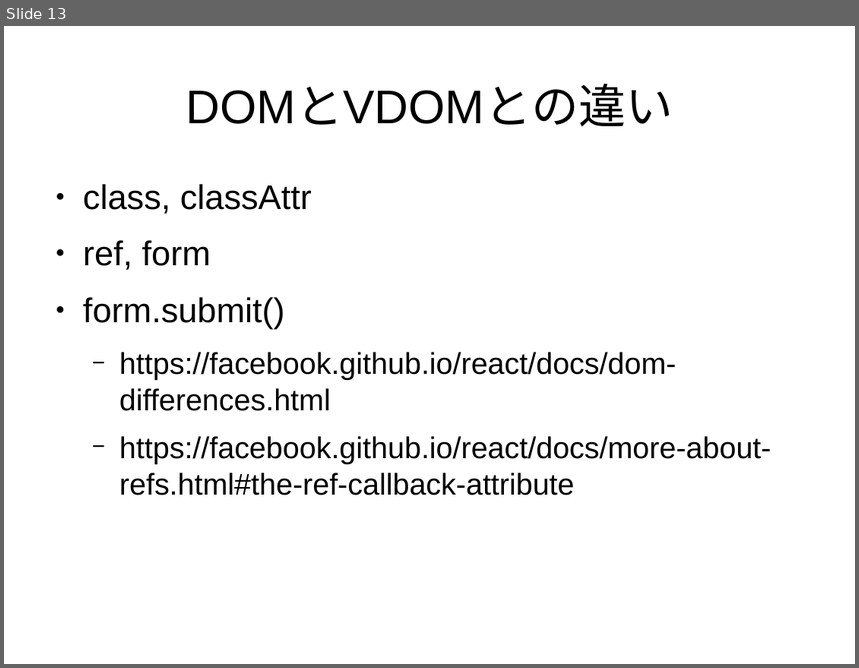
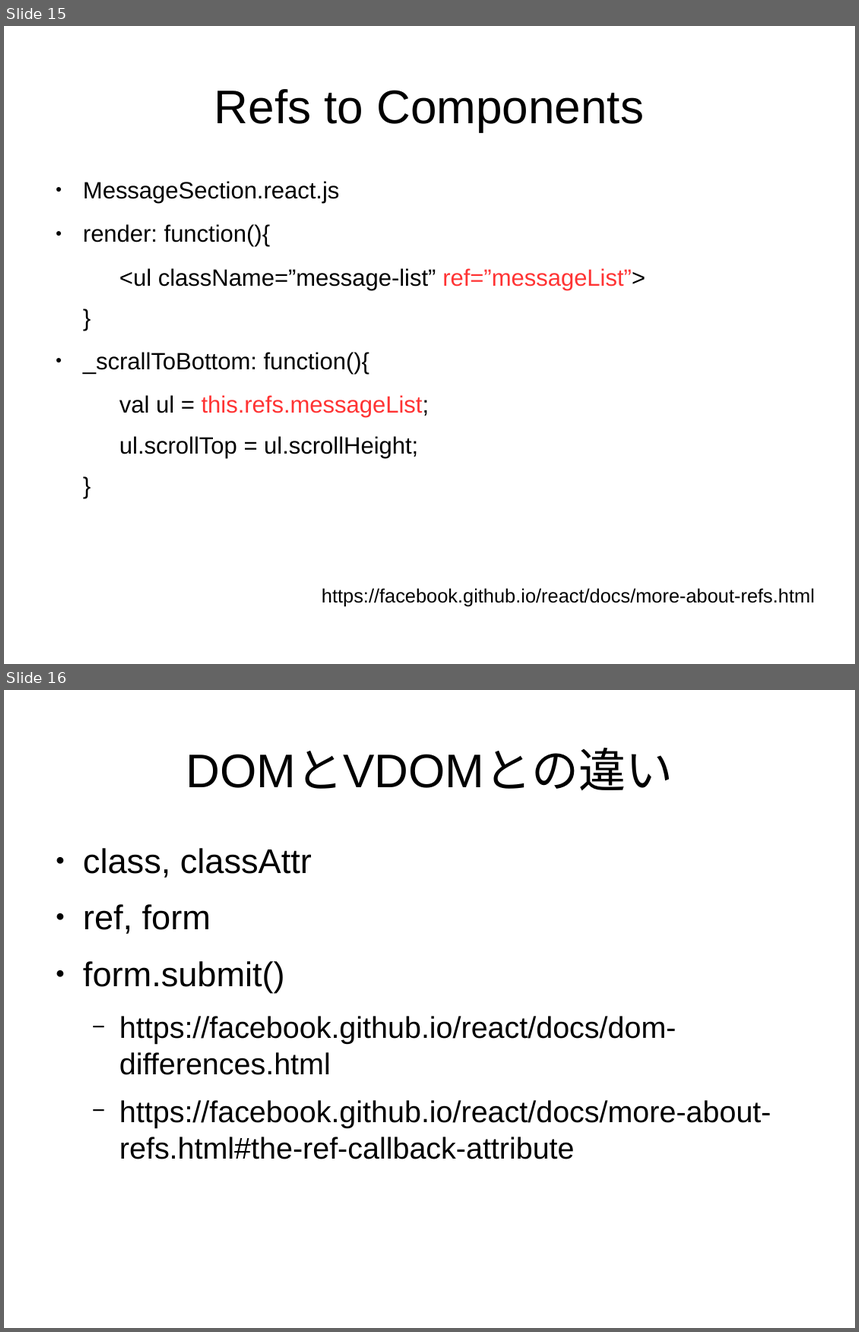
Before and after one commit to sallop/til, a slide deck: react入門.odp. Shown one above the other, each under a label of ours: slide 13 before the commit, slides 15 and 16 after it. The pictures are 859x668 and 859x1332 pixels, drawn with LibreOffice and Linux fonts; fonts in the diff are those of the drawing. Boxes give left, top, right and bottom in pixels: in the first picture for what was removed or moved away, otherwise in the second. Text is boxed around its words. In the diff, an @@ line names an element or a change of style, - is before the commit and + after.

```diff
--- a/react入門.odp
+++ b/react入門.odp
@@ slide 15 added at (4,26,855,664), background #FFFFFF @@
@@ title added at (215,89,644,132), 44 pt, text #000000 @@
+Refs to Components
@@ text added at (83,181,645,458), 22 pt, text #000000 @@
+● MessageSection.react.js
+● render: function(){
+  <ul className=”message-list” ref=”messageList”>
+}
+● _scrallToBottom: function(){
+  val ul = this.refs.messageList;
+  ul.scrollTop = ul.scrollHeight;
+}
@@ text added at (322,588,815,607), 18 pt, text #000000 @@
+https://facebook.github.io/react/docs/more-about-refs.html
@@ what was slide 13 is now slide 16 @@
```
Also in this commit, not shown: 1 slide changed, 2 other slides added.
